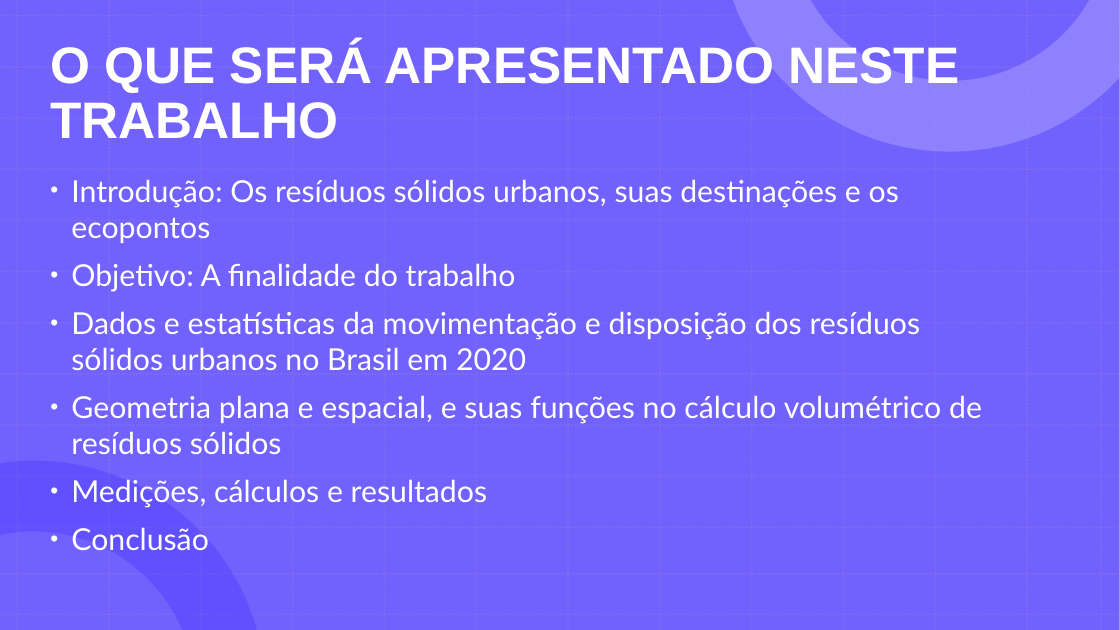
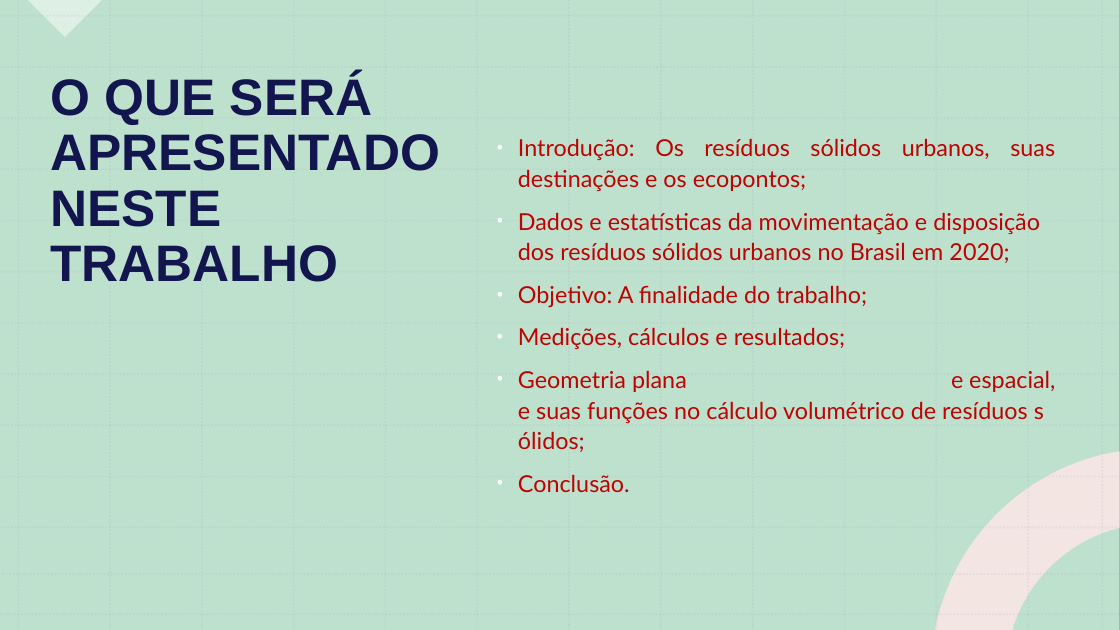
Before and after one commit to GabrielDSS0/ETEC-Coisas-Escolares, a slide deck: slide 3 of 1 etim ds 2022/EAMT/Trabalho Acadêmico/Relatório (a importância dos ecopontos)/A importância da separação dos recicláveis 3/Ecopontos - EAMT.pptx. Drawn at 1120x630 pixels with LibreOffice and Linux fonts; fonts in the diff are those of the drawing. Boxes give left, top, right and bottom in pixels: in the first picture for what was removed or moved away, otherwise in the second. Text is boxed around its words. In the diff, an @@ line names an element or a change of style, - is before the commit and + after.

```diff
--- a/1 etim ds 2022/EAMT/Trabalho Acadêmico/Relatório (a importância dos ecopontos)/A importância da separação dos recicláveis 3/Ecopontos - EAMT.pptx
+++ b/1 etim ds 2022/EAMT/Trabalho Acadêmico/Relatório (a importância dos ecopontos)/A importância da separação dos recicláveis 3/Ecopontos - EAMT.pptx
@@ background #FFFFFF to #00B050 @@
@@ rectangle removed at [0, 0, 1120, 630] @@
@@ rectangle added at [0, 0, 1120, 630], fill #00B050 @@
@@ rectangle added at [0, 0, 1120, 630], fill #EEEEEE at 80% opacity @@
@@ right triangle added at [28, 0, 102, 37], fill #FFFFFF at 50% opacity @@
@@ title "O QUE SERÁ APRESENTADO NESTE ...": place and size @@
-title "O QUE SERÁ APRESENTADO NESTE ..." at [50, 42, 959, 139]
+title "O QUE SERÁ APRESENTADO NESTE ..." at [50, 74, 440, 282]
@@ title "O QUE SERÁ APRESENTADO NESTE ..." at [50, 74, 440, 282]: text colour #FFFFFF to #12154E; vertical alignment middle to top @@
@@ text "Introdução: Os resíduos sólidos urbanos, ..." at [518, 138, 1055, 492]: vertical alignment top to middle @@
@@ text at [518, 138, 1055, 492]: text changed; size 25.9 to 20 pt; text colour #FFFFFF to #BE0303 @@
-• Introdução: Os resíduos sólidos urbanos, suas destinações e os ecopontos
-• Objetivo: A finalidade do trabalho
-• Dados e estatísticas da movimentação e disposição dos resíduos sólidos urbanos no Brasil em 2020
-• Geometria plana e espacial, e suas funções no cálculo volumétrico de resíduos sólidos
-• Medições, cálculos e resultados
-• Conclusão
+• Introdução: Os resíduos sólidos urbanos, suas destinações e os ecopontos;
+• Dados e estatísticas da movimentação e disposição dos resíduos sólidos urbanos no Brasil em 2020;
+• Objetivo: A finalidade do trabalho;
+• Medições, cálculos e resultados;
+• Geometria plana e espacial, e suas funções no cálculo volumétrico de resíduos sólidos;
+• Conclusão.
@@ freeform shape added at [935, 451, 1120, 630], fill #FFE7E7 at 80% opacity @@
@@ group added at [0, 0, 1120, 630]: 26 lines @@
```
Also in this commit, not shown: 18 other slides changed, 9 slides added, 9 slides removed, 1 other file.
